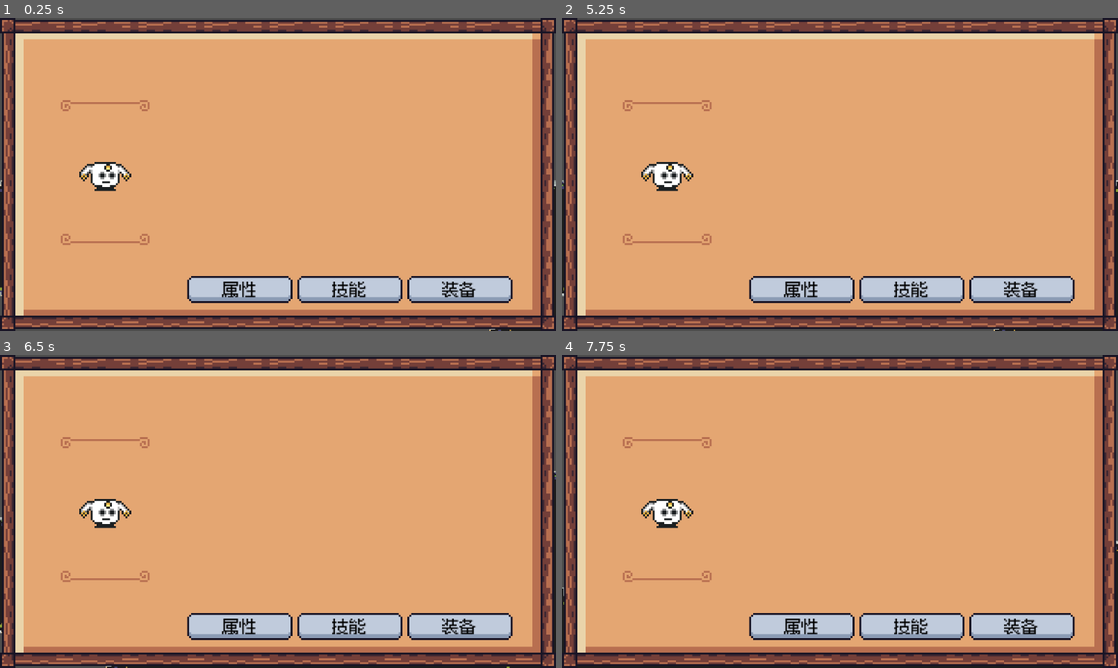
Above: before the commit, frames 1-4 (two rows, left to right).
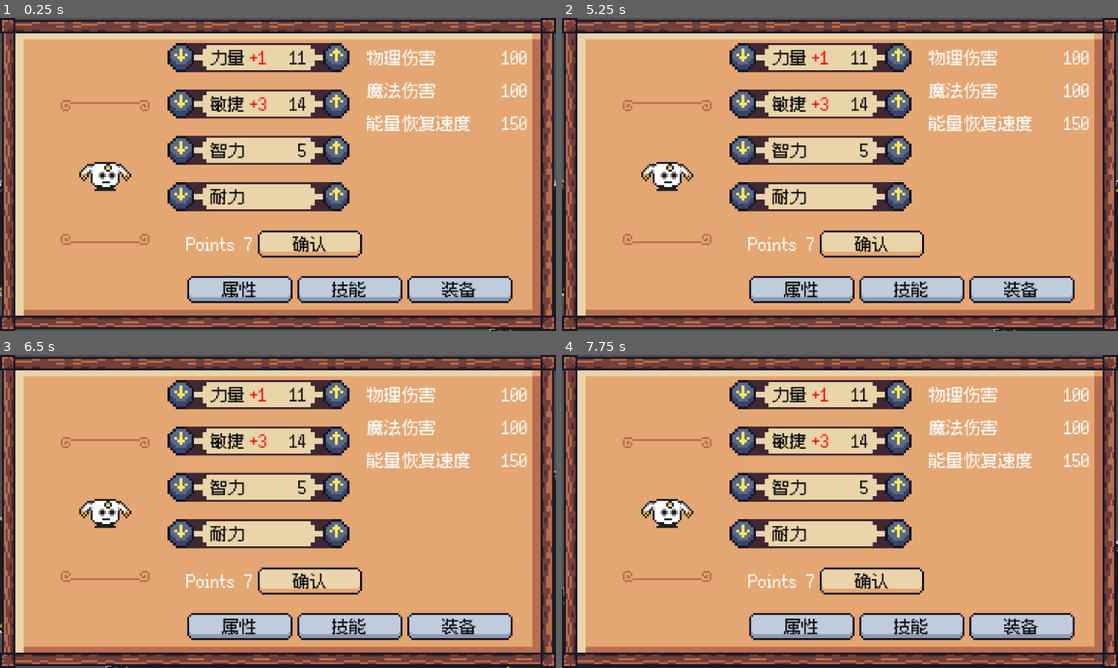
Above: after the commit, the same moments.

Repository: NaxxHua/brain-GD4-prototype
Game: Godot game, scene res://Scenes/main_scene.tscn
Same seed, same stepped clock (60 frames per second), same inputs: the game is played once before the commit and once after it.
Inputs (mouse positions are in pixels of both pictures, inside the frame that each line leads up to):
- Up to frame 1 (0.25 s): no input
- Up to frame 2 (5.25 s): click "属性" at 0.5 s; click (745, 58) at 1.27 s; click (901, 58) at 2.02 s; click (873, 243) at 2.75 s, where only the run after the commit has a clickable "确认"; click "技能" at 3.5 s; click "装备" at 4.25 s; tap Enter at 5 s; hold Right (ui_right) from 5.03 s (still down)
- Up to frame 3 (6.5 s): keep holding Right (ui_right); tap Space at 5.75 s
- Up to frame 4 (7.75 s): tap Enter at 6.5 s; release Right (ui_right) at 6.53 s; hold Left (ui_left) 6.53-7.28 s; tap Space at 7.25 s; hold Right (ui_right) from 7.28 s (still down)

The runs differ from the first frame. In frame 1, 15% of the frame differs, in the area x 30-95%, y 8-77%; in frame 2, 15%; in frame 3, 15%; in frame 4, 15%.

Commit message:
feat: added a character sheet to the game

Diff:
--- a/Scenes/UI/GUI.tscn
+++ b/Scenes/UI/GUI.tscn
@@ -10,8 +10,17 @@
 [ext_resource type="Texture2D" path="res://Sprites/UI/characterBG.png" id="8_ardyu"]
 [ext_resource type="Texture2D" path="res://Sprites/UI/PlayerHeader.png" id="9_466fh"]
 [ext_resource type="Texture2D" path="res://Sprites/UI/ButtonBlue.png" id="10_5p8uu"]
+[ext_resource type="Texture2D" uid="uid://bhmb45gvadfok" path="res://Sprites/UI/StatSlot.png" id="10_bpaf0"]
 [ext_resource type="Theme" uid="uid://cp1yt30lt5sbr" path="res://Theme/BrainInAVat.tres" id="10_qmpho"]
+[ext_resource type="Texture2D" uid="uid://bexgf88usa2mc" path="res://Sprites/UI/JiahuaButtonUpNormal.png" id="11_2reso"]
 [ext_resource type="Texture2D" path="res://Sprites/UI/ButtonBluePressed.png" id="11_hath2"]
+[ext_resource type="Texture2D" uid="uid://b00pwbvfu7cum" path="res://Sprites/UI/JiahuaButtonDownNormal.png" id="11_jhn23"]
+[ext_resource type="Texture2D" uid="uid://6tuqdcu4ygu1" path="res://Sprites/UI/JiahuaButtonUpPressed.png" id="12_f5jtb"]
+[ext_resource type="Texture2D" uid="uid://cb6431mbrtb0e" path="res://Sprites/UI/JiahuaButtonDownPressed.png" id="12_kt5tq"]
+[ext_resource type="Texture2D" uid="uid://wg0l0gprfdpj" path="res://Sprites/UI/JiahuaButtonUpDisbaled.png" id="13_4gr6a"]
+[ext_resource type="Texture2D" uid="uid://csdmwcv5rcsi" path="res://Sprites/UI/JiahuaButtonDownDisabled.png" id="13_ovkno"]
+[ext_resource type="Texture2D" uid="uid://80em8bue0taf" path="res://Sprites/UI/ButtonYellow.png" id="18_fjqpl"]
+[ext_resource type="Texture2D" uid="uid://bkmd8ex6qp5rh" path="res://Sprites/UI/ButtonYellowPressed.png" id="19_1a4cm"]
 
 [sub_resource type="Animation" id="Animation_m6sfx"]
 length = 0.001
@@ -151,22 +160,357 @@
 size_flags_vertical = 3
 
 [node name="MainStats" type="VBoxContainer" parent="CharacterSheet/HBoxContainer/VBoxContainer/HBoxContainer"]
-custom_minimum_size = Vector2(200, 0)
-layout_mode = 2
-
-[node name="Control" type="Control" parent="CharacterSheet/HBoxContainer/VBoxContainer/HBoxContainer/MainStats"]
+custom_minimum_size = Vector2(150, 0)
+layout_mode = 2
+theme_override_constants/separation = 18
+
+[node name="Str" type="Control" parent="CharacterSheet/HBoxContainer/VBoxContainer/HBoxContainer/MainStats"]
 custom_minimum_size = Vector2(0, 30)
 layout_mode = 2
 
-[node name="StatBG" type="TextureRect" parent="CharacterSheet/HBoxContainer/VBoxContainer/HBoxContainer/MainStats/Control"]
-layout_mode = 1
-anchors_preset = 4
-anchor_top = 0.5
-anchor_bottom = 0.5
-offset_top = -15.0
-offset_right = 200.0
+[node name="StatBG" type="TextureRect" parent="CharacterSheet/HBoxContainer/VBoxContainer/HBoxContainer/MainStats/Str"]
+layout_mode = 1
+offset_right = 150.0
+offset_bottom = 30.0
+texture = ExtResource("10_bpaf0")
+
+[node name="Min" type="TextureButton" parent="CharacterSheet/HBoxContainer/VBoxContainer/HBoxContainer/MainStats/Str/StatBG"]
+layout_mode = 1
+anchors_preset = 9
+anchor_bottom = 1.0
+offset_left = -22.0
+offset_right = 26.0
+offset_bottom = 18.0
+grow_vertical = 2
+scale = Vector2(0.687, 0.687)
+texture_normal = ExtResource("11_jhn23")
+texture_pressed = ExtResource("12_kt5tq")
+texture_disabled = ExtResource("13_ovkno")
+stretch_mode = 0
+
+[node name="Plus" type="TextureButton" parent="CharacterSheet/HBoxContainer/VBoxContainer/HBoxContainer/MainStats/Str/StatBG"]
+layout_mode = 1
+anchors_preset = 6
+anchor_left = 1.0
+anchor_top = 0.5
+anchor_right = 1.0
+anchor_bottom = 0.5
+offset_left = -11.0
+offset_top = -15.0
+offset_right = 37.0
+offset_bottom = 33.0
+grow_horizontal = 0
+grow_vertical = 2
+scale = Vector2(0.687, 0.687)
+texture_normal = ExtResource("11_2reso")
+texture_pressed = ExtResource("12_f5jtb")
+texture_disabled = ExtResource("13_4gr6a")
+stretch_mode = 0
+
+[node name="Stats" type="HBoxContainer" parent="CharacterSheet/HBoxContainer/VBoxContainer/HBoxContainer/MainStats/Str/StatBG"]
+clip_contents = true
+layout_mode = 1
+anchors_preset = 8
+anchor_left = 0.5
+anchor_top = 0.5
+anchor_right = 0.5
+anchor_bottom = 0.5
+offset_left = -50.0
+offset_top = -15.0
+offset_right = 50.0
 offset_bottom = 15.0
-grow_vertical = 2
+grow_horizontal = 2
+grow_vertical = 2
+
+[node name="Name" type="Label" parent="CharacterSheet/HBoxContainer/VBoxContainer/HBoxContainer/MainStats/Str/StatBG/Stats"]
+layout_mode = 2
+size_flags_horizontal = 3
+theme = ExtResource("10_qmpho")
+theme_override_colors/font_color = Color(0, 0, 0, 1)
+text = "力量"
+
+[node name="Change" type="Label" parent="CharacterSheet/HBoxContainer/VBoxContainer/HBoxContainer/MainStats/Str/StatBG/Stats"]
+layout_mode = 2
+size_flags_horizontal = 3
+theme = ExtResource("10_qmpho")
+theme_override_colors/font_color = Color(1, 0, 0, 1)
+text = "+1"
+
+[node name="Value" type="Label" parent="CharacterSheet/HBoxContainer/VBoxContainer/HBoxContainer/MainStats/Str/StatBG/Stats"]
+layout_mode = 2
+theme = ExtResource("10_qmpho")
+theme_override_colors/font_color = Color(0, 0, 0, 1)
+text = "11"
+
+[node name="Dex" type="Control" parent="CharacterSheet/HBoxContainer/VBoxContainer/HBoxContainer/MainStats"]
+custom_minimum_size = Vector2(0, 30)
+layout_mode = 2
+
+[node name="StatBG" type="TextureRect" parent="CharacterSheet/HBoxContainer/VBoxContainer/HBoxContainer/MainStats/Dex"]
+layout_mode = 1
+offset_right = 150.0
+offset_bottom = 30.0
+texture = ExtResource("10_bpaf0")
+
+[node name="Min" type="TextureButton" parent="CharacterSheet/HBoxContainer/VBoxContainer/HBoxContainer/MainStats/Dex/StatBG"]
+layout_mode = 1
+anchors_preset = 9
+anchor_bottom = 1.0
+offset_left = -22.0
+offset_right = 26.0
+offset_bottom = 18.0
+grow_vertical = 2
+scale = Vector2(0.687, 0.687)
+texture_normal = ExtResource("11_jhn23")
+texture_pressed = ExtResource("12_kt5tq")
+texture_disabled = ExtResource("13_ovkno")
+stretch_mode = 0
+
+[node name="Plus" type="TextureButton" parent="CharacterSheet/HBoxContainer/VBoxContainer/HBoxContainer/MainStats/Dex/StatBG"]
+layout_mode = 1
+anchors_preset = 6
+anchor_left = 1.0
+anchor_top = 0.5
+anchor_right = 1.0
+anchor_bottom = 0.5
+offset_left = -11.0
+offset_top = -15.0
+offset_right = 37.0
+offset_bottom = 33.0
+grow_horizontal = 0
+grow_vertical = 2
+scale = Vector2(0.687, 0.687)
+texture_normal = ExtResource("11_2reso")
+texture_pressed = ExtResource("12_f5jtb")
+texture_disabled = ExtResource("13_4gr6a")
+stretch_mode = 0
+
+[node name="Stats" type="HBoxContainer" parent="CharacterSheet/HBoxContainer/VBoxContainer/HBoxContainer/MainStats/Dex/StatBG"]
+clip_contents = true
+layout_mode = 1
+anchors_preset = 8
+anchor_left = 0.5
+anchor_top = 0.5
+anchor_right = 0.5
+anchor_bottom = 0.5
+offset_left = -50.0
+offset_top = -15.0
+offset_right = 50.0
+offset_bottom = 15.0
+grow_horizontal = 2
+grow_vertical = 2
+
+[node name="Name" type="Label" parent="CharacterSheet/HBoxContainer/VBoxContainer/HBoxContainer/MainStats/Dex/StatBG/Stats"]
+layout_mode = 2
+size_flags_horizontal = 3
+theme = ExtResource("10_qmpho")
+theme_override_colors/font_color = Color(0, 0, 0, 1)
+text = "敏捷"
+
+[node name="Change" type="Label" parent="CharacterSheet/HBoxContainer/VBoxContainer/HBoxContainer/MainStats/Dex/StatBG/Stats"]
+layout_mode = 2
+size_flags_horizontal = 3
+theme = ExtResource("10_qmpho")
+theme_override_colors/font_color = Color(1, 0, 0, 1)
+text = "+3"
+
+[node name="Value" type="Label" parent="CharacterSheet/HBoxContainer/VBoxContainer/HBoxContainer/MainStats/Dex/StatBG/Stats"]
+layout_mode = 2
+theme = ExtResource("10_qmpho")
+theme_override_colors/font_color = Color(0, 0, 0, 1)
+text = "14"
+
+[node name="Int" type="Control" parent="CharacterSheet/HBoxContainer/VBoxContainer/HBoxContainer/MainStats"]
+custom_minimum_size = Vector2(0, 30)
+layout_mode = 2
+
+[node name="StatBG" type="TextureRect" parent="CharacterSheet/HBoxContainer/VBoxContainer/HBoxContainer/MainStats/Int"]
+layout_mode = 1
+offset_right = 150.0
+offset_bottom = 30.0
+texture = ExtResource("10_bpaf0")
+
+[node name="Min" type="TextureButton" parent="CharacterSheet/HBoxContainer/VBoxContainer/HBoxContainer/MainStats/Int/StatBG"]
+layout_mode = 1
+anchors_preset = 9
+anchor_bottom = 1.0
+offset_left = -22.0
+offset_right = 26.0
+offset_bottom = 18.0
+grow_vertical = 2
+scale = Vector2(0.687, 0.687)
+texture_normal = ExtResource("11_jhn23")
+texture_pressed = ExtResource("12_kt5tq")
+texture_disabled = ExtResource("13_ovkno")
+stretch_mode = 0
+
+[node name="Plus" type="TextureButton" parent="CharacterSheet/HBoxContainer/VBoxContainer/HBoxContainer/MainStats/Int/StatBG"]
+layout_mode = 1
+anchors_preset = 6
+anchor_left = 1.0
+anchor_top = 0.5
+anchor_right = 1.0
+anchor_bottom = 0.5
+offset_left = -11.0
+offset_top = -15.0
+offset_right = 37.0
+offset_bottom = 33.0
+grow_horizontal = 0
+grow_vertical = 2
+scale = Vector2(0.687, 0.687)
+texture_normal = ExtResource("11_2reso")
+texture_pressed = ExtResource("12_f5jtb")
+texture_disabled = ExtResource("13_4gr6a")
+stretch_mode = 0
+
+[node name="Stats" type="HBoxContainer" parent="CharacterSheet/HBoxContainer/VBoxContainer/HBoxContainer/MainStats/Int/StatBG"]
+clip_contents = true
+layout_mode = 1
+anchors_preset = 8
+anchor_left = 0.5
+anchor_top = 0.5
+anchor_right = 0.5
+anchor_bottom = 0.5
+offset_left = -50.0
+offset_top = -15.0
+offset_right = 50.0
+offset_bottom = 15.0
+grow_horizontal = 2
+grow_vertical = 2
+
+[node name="Name" type="Label" parent="CharacterSheet/HBoxContainer/VBoxContainer/HBoxContainer/MainStats/Int/StatBG/Stats"]
+layout_mode = 2
+size_flags_horizontal = 3
+theme = ExtResource("10_qmpho")
+theme_override_colors/font_color = Color(0, 0, 0, 1)
+text = "智力"
+
+[node name="Change" type="Label" parent="CharacterSheet/HBoxContainer/VBoxContainer/HBoxContainer/MainStats/Int/StatBG/Stats"]
+layout_mode = 2
+size_flags_horizontal = 3
+theme = ExtResource("10_qmpho")
+theme_override_colors/font_color = Color(1, 0, 0, 1)
+
+[node name="Value" type="Label" parent="CharacterSheet/HBoxContainer/VBoxContainer/HBoxContainer/MainStats/Int/StatBG/Stats"]
+layout_mode = 2
+theme = ExtResource("10_qmpho")
+theme_override_colors/font_color = Color(0, 0, 0, 1)
+text = "5"
+
+[node name="Sta" type="Control" parent="CharacterSheet/HBoxContainer/VBoxContainer/HBoxContainer/MainStats"]
+custom_minimum_size = Vector2(0, 30)
+layout_mode = 2
+
+[node name="StatBG" type="TextureRect" parent="CharacterSheet/HBoxContainer/VBoxContainer/HBoxContainer/MainStats/Sta"]
+layout_mode = 1
+offset_right = 150.0
+offset_bottom = 30.0
+texture = ExtResource("10_bpaf0")
+
+[node name="Min" type="TextureButton" parent="CharacterSheet/HBoxContainer/VBoxContainer/HBoxContainer/MainStats/Sta/StatBG"]
+layout_mode = 1
+anchors_preset = 9
+anchor_bottom = 1.0
+offset_left = -22.0
+offset_right = 26.0
+offset_bottom = 18.0
+grow_vertical = 2
+scale = Vector2(0.687, 0.687)
+texture_normal = ExtResource("11_jhn23")
+texture_pressed = ExtResource("12_kt5tq")
+texture_disabled = ExtResource("13_ovkno")
+stretch_mode = 0
+
+[node name="Plus" type="TextureButton" parent="CharacterSheet/HBoxContainer/VBoxContainer/HBoxContainer/MainStats/Sta/StatBG"]
+layout_mode = 1
+anchors_preset = 6
+anchor_left = 1.0
+anchor_top = 0.5
+anchor_right = 1.0
+anchor_bottom = 0.5
+offset_left = -11.0
+offset_top = -15.0
+offset_right = 37.0
+offset_bottom = 33.0
+grow_horizontal = 0
+grow_vertical = 2
+scale = Vector2(0.687, 0.687)
+texture_normal = ExtResource("11_2reso")
+texture_pressed = ExtResource("12_f5jtb")
+texture_disabled = ExtResource("13_4gr6a")
+stretch_mode = 0
+
+[node name="Stats" type="HBoxContainer" parent="CharacterSheet/HBoxContainer/VBoxContainer/HBoxContainer/MainStats/Sta/StatBG"]
+clip_contents = true
+layout_mode = 1
+anchors_preset = 8
+anchor_left = 0.5
+anchor_top = 0.5
+anchor_right = 0.5
+anchor_bottom = 0.5
+offset_left = -50.0
+offset_top = -15.0
+offset_right = 50.0
+offset_bottom = 15.0
+grow_horizontal = 2
+grow_vertical = 2
+
+[node name="Name" type="Label" parent="CharacterSheet/HBoxContainer/VBoxContainer/HBoxContainer/MainStats/Sta/StatBG/Stats"]
+layout_mode = 2
+size_flags_horizontal = 3
+theme = ExtResource("10_qmpho")
+theme_override_colors/font_color = Color(0, 0, 0, 1)
+text = "耐力"
+
+[node name="Change" type="Label" parent="CharacterSheet/HBoxContainer/VBoxContainer/HBoxContainer/MainStats/Sta/StatBG/Stats"]
+layout_mode = 2
+size_flags_horizontal = 3
+theme = ExtResource("10_qmpho")
+theme_override_colors/font_color = Color(1, 0, 0, 1)
+text = "
+"
+
+[node name="Value" type="Label" parent="CharacterSheet/HBoxContainer/VBoxContainer/HBoxContainer/MainStats/Sta/StatBG/Stats"]
+layout_mode = 2
+theme = ExtResource("10_qmpho")
+theme_override_colors/font_color = Color(0, 0, 0, 1)
+text = "7"
+visible_characters = 0
+visible_ratio = -0.5
+
+[node name="HBoxContainer" type="HBoxContainer" parent="CharacterSheet/HBoxContainer/VBoxContainer/HBoxContainer/MainStats"]
+layout_mode = 2
+
+[node name="Label" type="Label" parent="CharacterSheet/HBoxContainer/VBoxContainer/HBoxContainer/MainStats/HBoxContainer"]
+layout_mode = 2
+size_flags_horizontal = 3
+theme = ExtResource("10_qmpho")
+text = "Points 7"
+
+[node name="Confirm" type="TextureButton" parent="CharacterSheet/HBoxContainer/VBoxContainer/HBoxContainer/MainStats/HBoxContainer"]
+layout_mode = 2
+texture_normal = ExtResource("18_fjqpl")
+texture_pressed = ExtResource("19_1a4cm")
+stretch_mode = 0
+
+[node name="Label" type="Label" parent="CharacterSheet/HBoxContainer/VBoxContainer/HBoxContainer/MainStats/HBoxContainer/Confirm"]
+layout_mode = 1
+anchors_preset = 8
+anchor_left = 0.5
+anchor_top = 0.5
+anchor_right = 0.5
+anchor_bottom = 0.5
+offset_left = -18.0
+offset_top = -15.0
+offset_right = 18.0
+offset_bottom = 15.0
+grow_horizontal = 2
+grow_vertical = 2
+theme = ExtResource("10_qmpho")
+theme_override_colors/font_color = Color(0, 0, 0, 1)
+text = "确认"
+horizontal_alignment = 1
+vertical_alignment = 1
 
 [node name="DerivedStats" type="ScrollContainer" parent="CharacterSheet/HBoxContainer/VBoxContainer/HBoxContainer"]
 layout_mode = 2
@@ -176,6 +520,52 @@
 layout_mode = 2
 size_flags_horizontal = 3
 size_flags_vertical = 3
+
+[node name="Damage" type="HBoxContainer" parent="CharacterSheet/HBoxContainer/VBoxContainer/HBoxContainer/DerivedStats/VBoxContainer"]
+custom_minimum_size = Vector2(0, 30)
+layout_mode = 2
+
+[node name="Text" type="Label" parent="CharacterSheet/HBoxContainer/VBoxContainer/HBoxContainer/DerivedStats/VBoxContainer/Damage"]
+layout_mode = 2
+size_flags_horizontal = 3
+theme = ExtResource("10_qmpho")
+text = "物理伤害"
+
+[node name="Value" type="Label" parent="CharacterSheet/HBoxContainer/VBoxContainer/HBoxContainer/DerivedStats/VBoxContainer/Damage"]
+layout_mode = 2
+theme = ExtResource("10_qmpho")
+text = "100
+"
+
+[node name="HP" type="HBoxContainer" parent="CharacterSheet/HBoxContainer/VBoxContainer/HBoxContainer/DerivedStats/VBoxContainer"]
+custom_minimum_size = Vector2(0, 30)
+layout_mode = 2
+
+[node name="Text" type="Label" parent="CharacterSheet/HBoxContainer/VBoxContainer/HBoxContainer/DerivedStats/VBoxContainer/HP"]
+layout_mode = 2
+size_flags_horizontal = 3
+theme = ExtResource("10_qmpho")
+text = "魔法伤害"
+
+[node name="Value" type="Label" parent="CharacterSheet/HBoxContainer/VBoxContainer/HBoxContainer/DerivedStats/VBoxContainer/HP"]
+layout_mode = 2
+theme = ExtResource("10_qmpho")
+text = "100"
+
+[node name="Resource" type="HBoxContainer" parent="CharacterSheet/HBoxContainer/VBoxContainer/HBoxContainer/DerivedStats/VBoxContainer"]
+custom_minimum_size = Vector2(0, 30)
+layout_mode = 2
+
+[node name="Text" type="Label" parent="CharacterSheet/HBoxContainer/VBoxContainer/HBoxContainer/DerivedStats/VBoxContainer/Resource"]
+layout_mode = 2
+size_flags_horizontal = 3
+theme = ExtResource("10_qmpho")
+text = "能量恢复速度"
+
+[node name="Value" type="Label" parent="CharacterSheet/HBoxContainer/VBoxContainer/HBoxContainer/DerivedStats/VBoxContainer/Resource"]
+layout_mode = 2
+theme = ExtResource("10_qmpho")
+text = "150"
 
 [node name="Buttons" type="HBoxContainer" parent="CharacterSheet/HBoxContainer/VBoxContainer"]
 custom_minimum_size = Vector2(0, 32)
Not shown: 1 places in Scenes/Player/player.tscn that only renumber resources
Not shown: 1 places in Scenes/UI/GUI.tscn that only renumber resources
Not shown: 1 places in Scenes/level2.tscn that only renumber resources
Not shown: 1 places in Scenes/main_scene.tscn that only renumber resources
Binary file changed: Sprites/Cyro/Controller/controller_atlas_4x.png
Binary file added: Sprites/UI/ButtonYellow.png
Binary file added: Sprites/UI/ButtonYellowPressed.png
Binary file added: Sprites/UI/ButtonYellowS.aseprite
Binary file added: Sprites/UI/ButtonYellowS.png
Binary file added: Sprites/UI/ButtonYellowSDisabled.png
Binary file added: Sprites/UI/ButtonYellowSPressed.png
Binary file added: Sprites/UI/JiahuaButtonDownDisabled.png
(and 8 more such lines)
